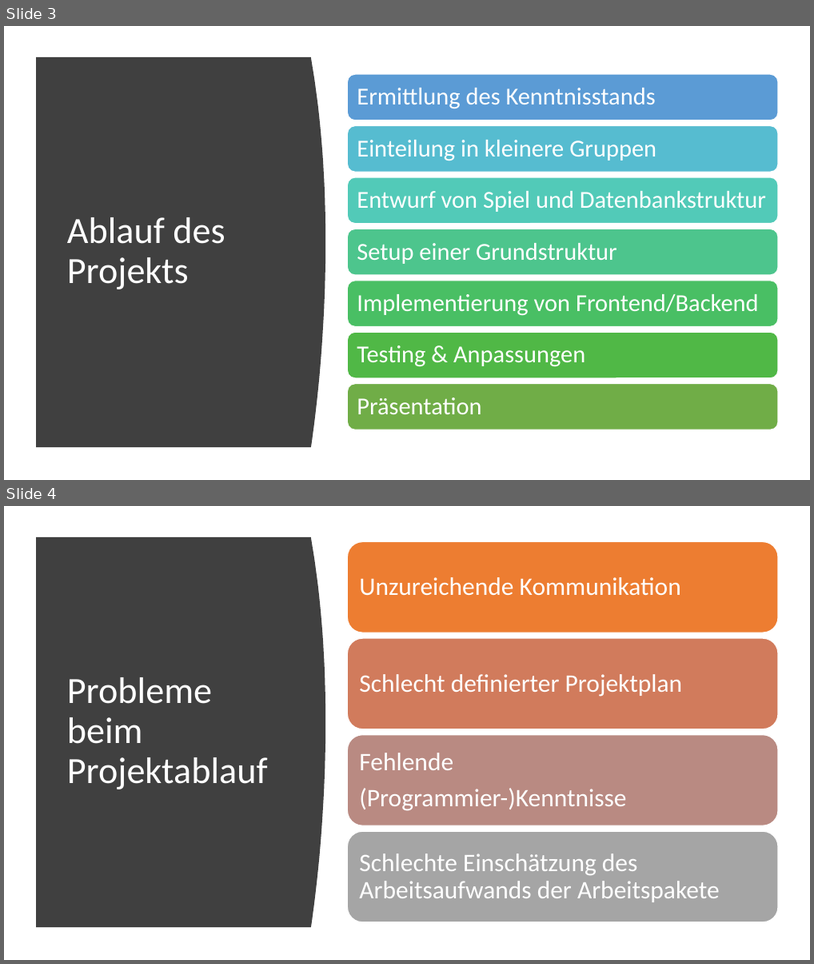
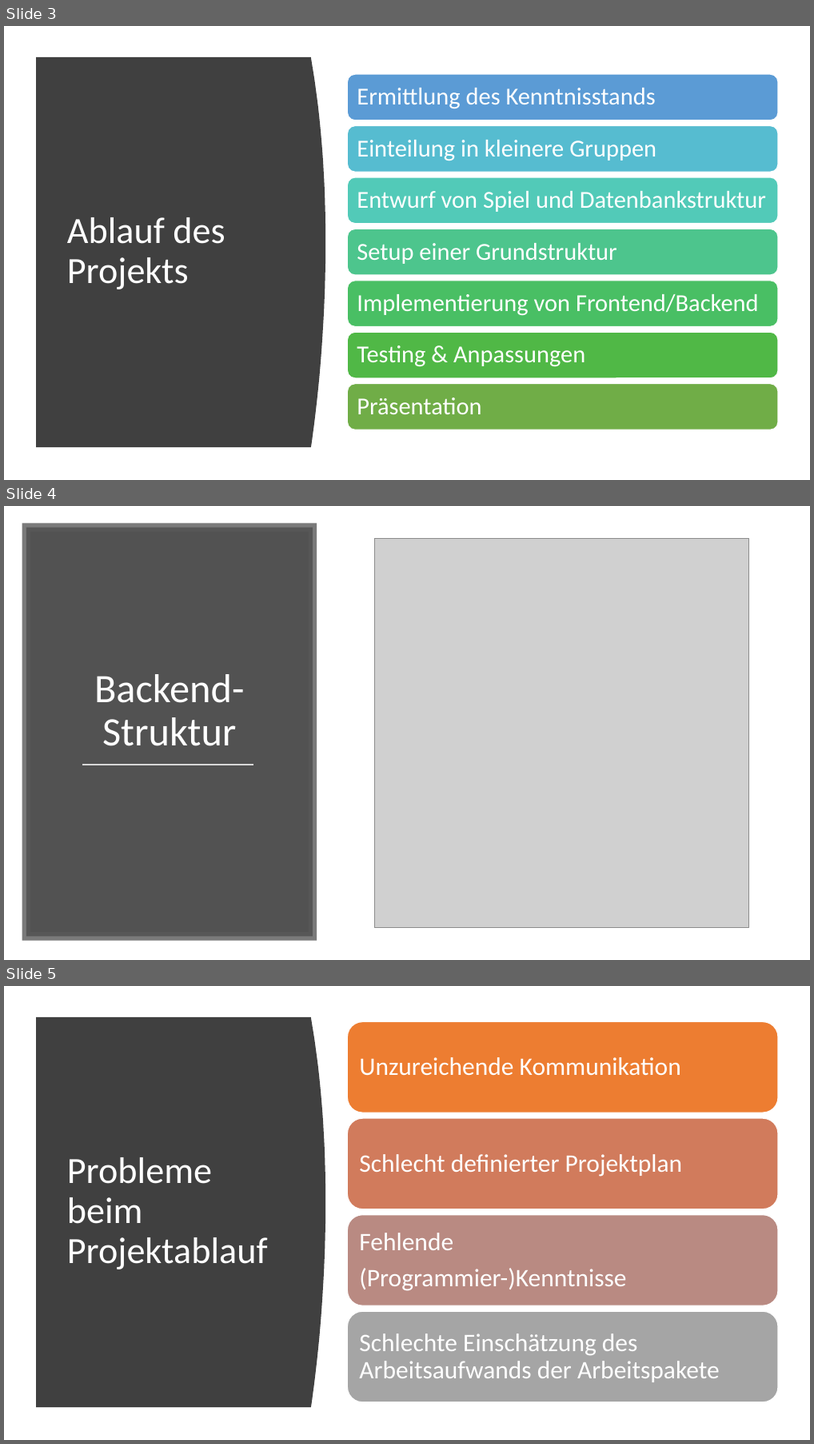
Before and after one commit to dhbw-studentsprojects/PM_Spiel_DHBW18C, a slide deck: Team 4/PM_Abschlusspräsentation_Team4.pptx. Shown one above the other, each under a label of ours: slides 3 and 4 before the commit, slides 3, 4 and 5 after it. The pictures are 814x964 and 814x1444 pixels, drawn with LibreOffice and Linux fonts; fonts in the diff are those of the drawing; grey boxes stand for pictures. Boxes give left, top, right and bottom in pixels: in the first picture for what was removed or moved away, otherwise in the second. Text is boxed around its words. In the diff, an @@ line names an element or a change of style, - is before the commit and + after.

Commit message:
Backend added to presentation

```diff
--- a/Team 4/PM_Abschlusspräsentation_Team4.pptx
+++ b/Team 4/PM_Abschlusspräsentation_Team4.pptx
@@ slide 4 added at box(4, 506, 810, 960), background #FFFFFF @@
@@ rectangle added at box(26, 527, 313, 936), fill #404040 at 90% opacity, outline #595959 10 pt @@
@@ picture added at box(374, 539, 749, 928) @@
@@ title added at box(94, 674, 244, 746), 48 pt, text #FFFFFF @@
+Backend-Struktur
@@ line added from (82, 765) to (254, 765), #D9D9D9 1.75 pt @@
@@ what was slide 4 is now slide 5 @@
```
